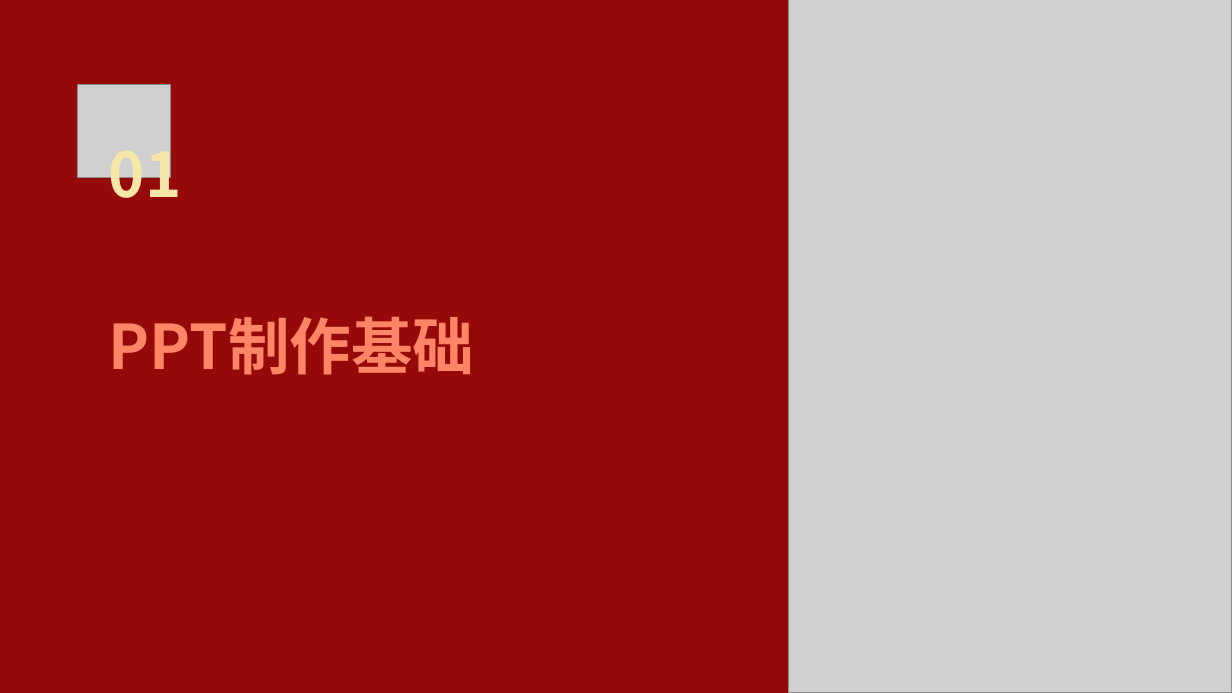
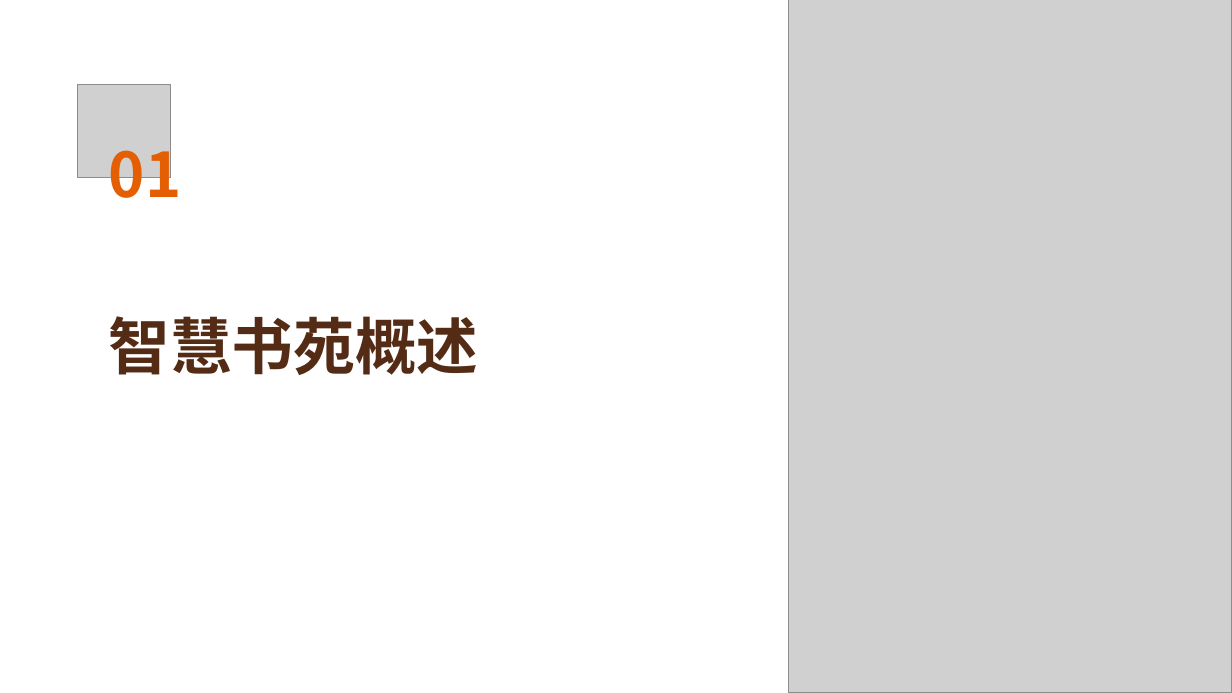
Before and after one commit to FlashLizard/Intelligent_Learning_Platform, a slide deck: slide 3 of src/generate_ppt/generate_ppt/ppttmp.ppt. Drawn at 1232x693 pixels with LibreOffice and Linux fonts; fonts in the diff are those of the drawing; grey boxes stand for pictures. Boxes give left, top, right and bottom in pixels: in the first picture for what was removed or moved away, otherwise in the second. Text is boxed around its words. In the diff, an @@ line names an element or a change of style, - is before the commit and + after.

```diff
--- a/src/generate_ppt/generate_ppt/ppttmp.ppt
+++ b/src/generate_ppt/generate_ppt/ppttmp.ppt
@@ background #950908 to #FFFFFF @@
@@ text "01" at [109, 134, 182, 213]: text colour #F6E7A9 to #E45E03 @@
@@ text at [109, 316, 479, 375]: text changed; text colour #FF8566 to #542C16 @@
-PPT制作基础
+智慧书苑概述
```
Also in this commit, not shown: 5 other slides changed, 21 slides added, 23 slides removed, 36 other files.
